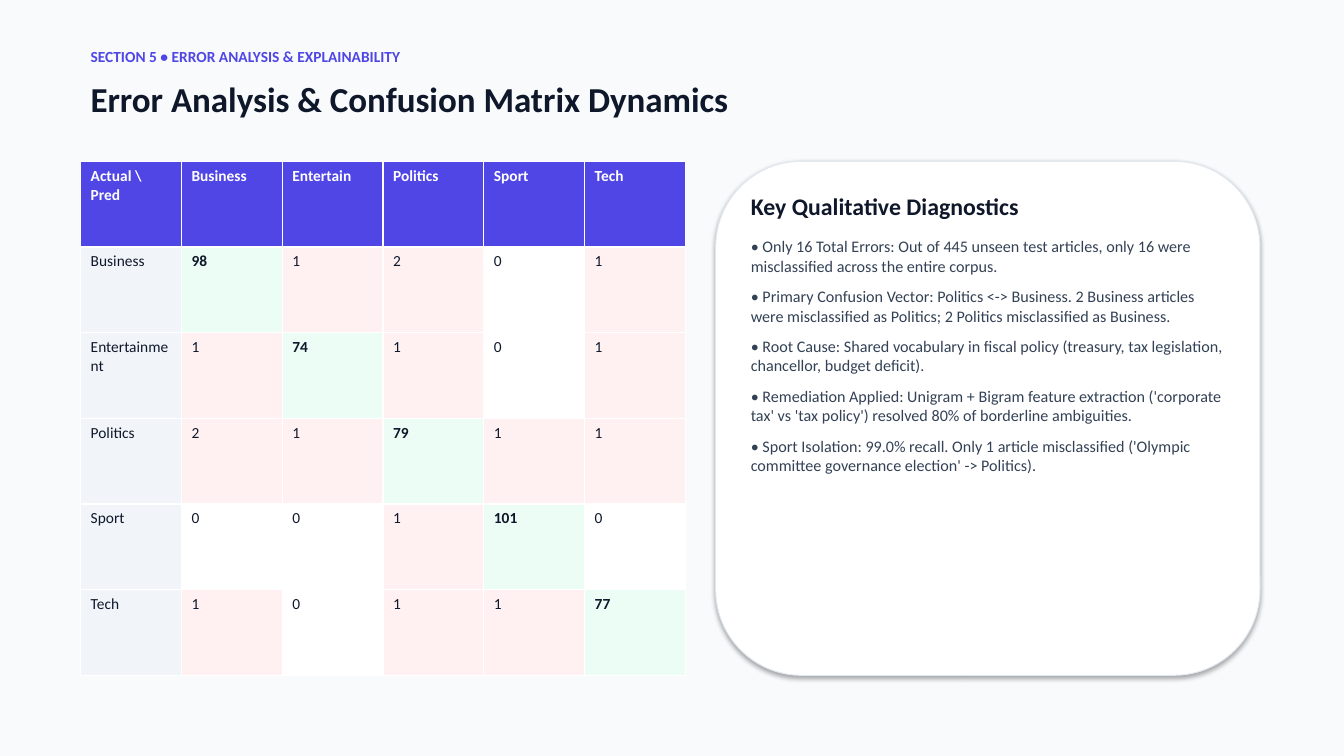
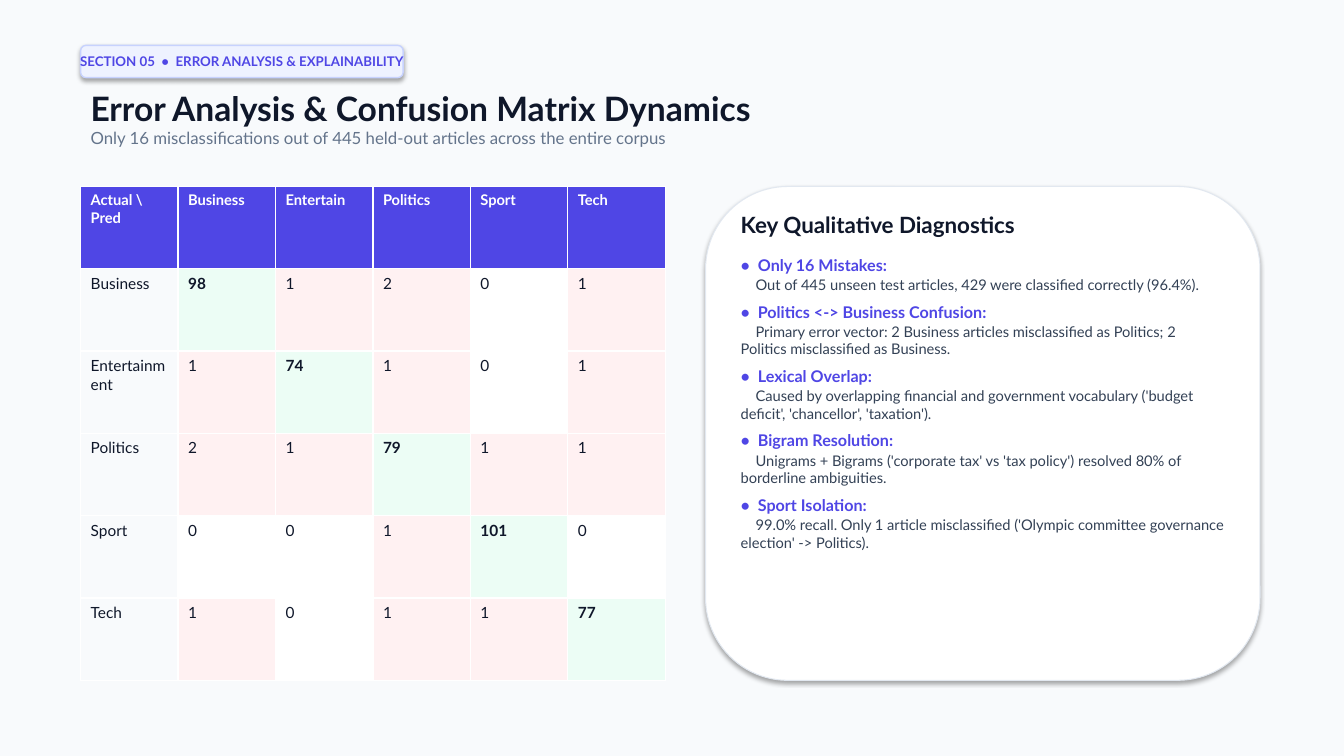
Before and after one commit to Abhijeet0848/NewsLens, a slide deck: slide 11 of docs/NewsScope_Presentation.pptx. Drawn at 1344x756 pixels with LibreOffice and Linux fonts; fonts in the diff are those of the drawing. Boxes give left, top, right and bottom in pixels: in the first picture for what was removed or moved away, otherwise in the second. Text is boxed around its words. In the diff, an @@ line names an element or a change of style, - is before the commit and + after.

Commit message:
docs: redesign PowerPoint with executive light theme and add interactive HTML slides

```diff
--- a/docs/NewsScope_Presentation.pptx
+++ b/docs/NewsScope_Presentation.pptx
@@ text in rounded rectangle at bbox=[80, 56, 403, 66]: text changed; size 11 to 9.5 pt; font Calibri to Lato @@
-SECTION 5 • ERROR ANALYSIS & EXPLAINABILITY
+SECTION 05 • ERROR ANALYSIS & EXPLAINABILITY
@@ rounded rectangle "SECTION 05 • ERROR ANALYSIS ...": place and size @@
-rounded rectangle "SECTION 05 • ERROR ANALYSIS ..." at bbox=[91, 52, 400, 62]
+rounded rectangle "SECTION 05 • ERROR ANALYSIS ..." at bbox=[81, 45, 403, 78]
@@ rounded rectangle "SECTION 05 • ERROR ANALYSIS ..." at bbox=[81, 45, 403, 78]: vertical alignment top to middle; fill none to #EEF2FF; outline none to #C7D2FE 1 pt; shadow on @@
@@ text "Error Analysis & Confusion Matrix ...": place and size @@
-text "Error Analysis & Confusion Matrix ..." at bbox=[91, 87, 728, 118]
+text "Error Analysis & Confusion Matrix ..." at bbox=[91, 96, 751, 147]
@@ text at bbox=[91, 96, 751, 127]: size 25 to 24 pt, font Calibri to Lato in "Error Analysis & Confusion Matrix Dynamics" @@
@@ text at bbox=[91, 131, 666, 147]: paragraph added @@
+Only 16 misclassifications out of 445 held-out articles across the entire corpus
@@ table at bbox=[81, 187, 667, 681] @@
@@ fill #F1F5F9 to #F8FAFC in 5 cells @@
@@ size 11 to 10.5 pt in "Actual \ Pred", "Business", "Entertain", "Politics" and 2 more places @@
@@ font Calibri to Lato @@
@@ table: place and size @@
-table at bbox=[81, 161, 686, 676]
+table at bbox=[81, 187, 667, 681]
@@ rounded rectangle: place and size @@
-rounded rectangle at bbox=[716, 161, 1260, 676]
+rounded rectangle at bbox=[706, 187, 1260, 681]
@@ text "Key Qualitative Diagnostics": place and size @@
-text "Key Qualitative Diagnostics" at bbox=[751, 198, 1223, 474]
+text "Key Qualitative Diagnostics" at bbox=[741, 216, 1224, 550]
@@ text at bbox=[741, 216, 1015, 237]: size 17 to 16 pt, font Calibri to Lato in "Key Qualitative Diagnostics" @@
@@ text at bbox=[741, 259, 1224, 550]: text changed; size 11.5 to 10.5 pt; font Calibri to Lato @@
-• Only 16 Total Errors: Out of 445 unseen test articles, only 16 were misclassified across the entire corpus.
-• Primary Confusion Vector: Politics <-> Business. 2 Business articles were misclassified as Politics; 2 Politics misclassified as Business.
-• Root Cause: Shared vocabulary in fiscal policy (treasury, tax legislation, chancellor, budget deficit).
-• Remediation Applied: Unigram + Bigram feature extraction ('corporate tax' vs 'tax policy') resolved 80% of borderline ambiguities.
-• Sport Isolation: 99.0% recall. Only 1 article misclassified ('Olympic committee governance election' -> Politics).
+• Only 16 Mistakes:
+Out of 445 unseen test articles, 429 were classified correctly (96.4%).
+• Politics <-> Business Confusion:
+Primary error vector: 2 Business articles misclassified as Politics; 2 Politics misclassified as Business.
+• Lexical Overlap:
+Caused by overlapping financial and government vocabulary ('budget deficit', 'chancellor', 'taxation').
+• Bigram Resolution:
+Unigrams + Bigrams ('corporate tax' vs 'tax policy') resolved 80% of borderline ambiguities.
+• Sport Isolation:
+99.0% recall. Only 1 article misclassified ('Olympic committee governance election' -> Politics).
```
Also in this commit, not shown: 15 other slides changed, 1 slide added, 1 slide removed, 2 other files.
